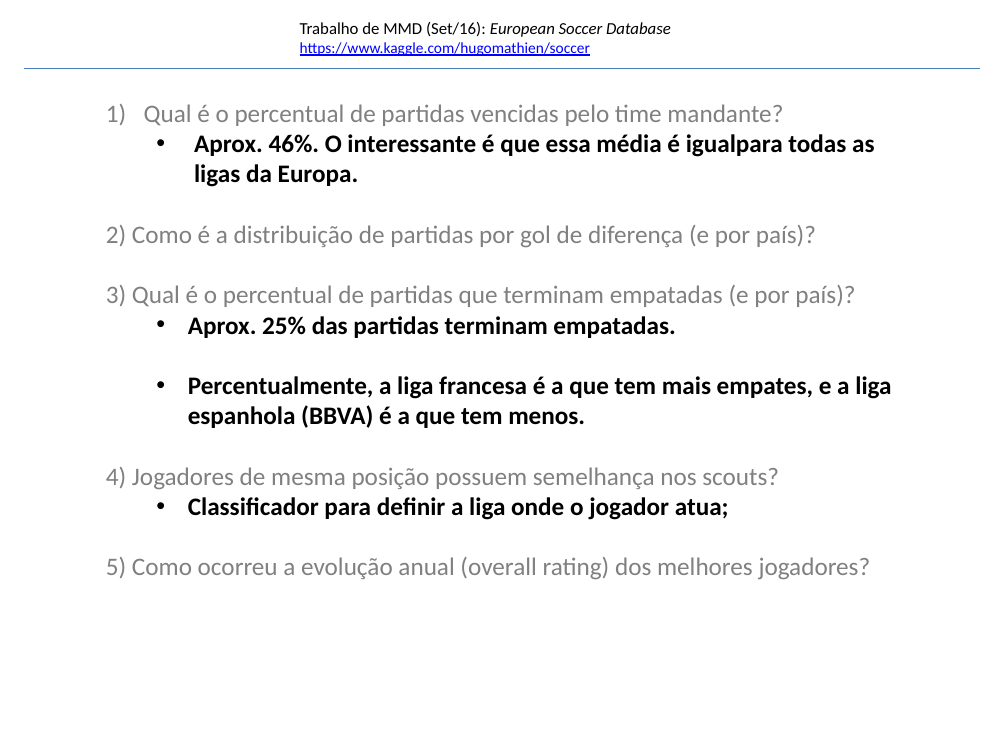
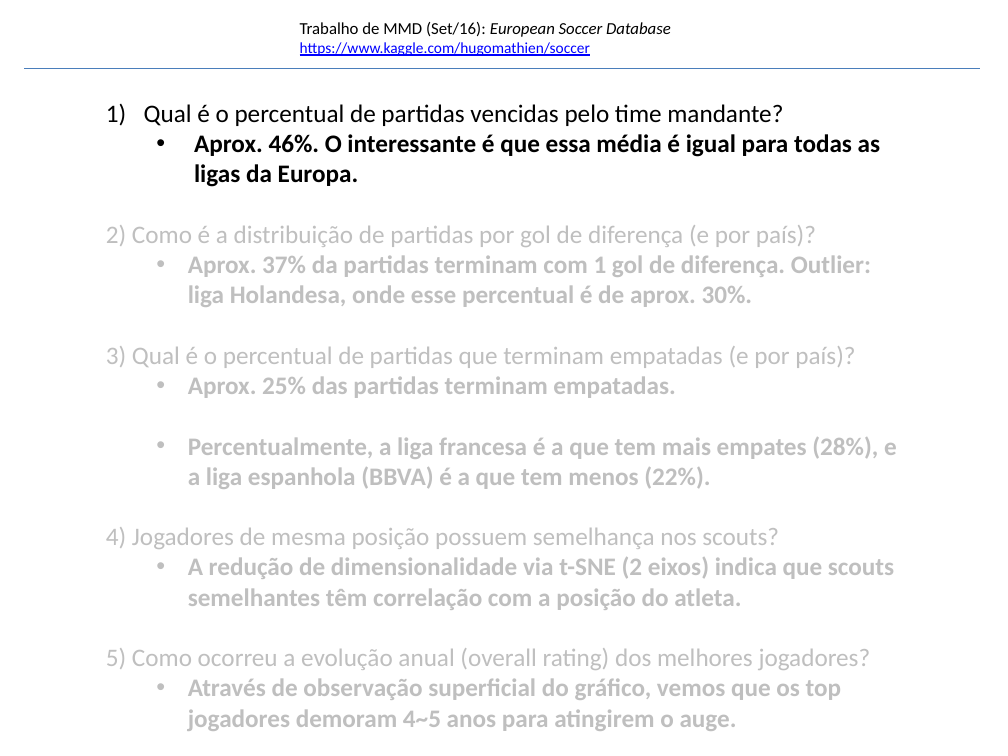
Before and after one commit to errearanhas/disciplina_MMD, a slide deck: slide 34 of trabalho_MMD.pptx (slide 29 before the commit). Drawn at 1008x756 pixels with LibreOffice and Linux fonts; fonts in the diff are those of the drawing; background and template pictures are left out. Boxes give left, top, right and bottom in pixels: in the first picture for what was removed or moved away, otherwise in the second. Text is boxed around its words. In the diff, an @@ line names an element or a change of style, - is before the commit and + after.

```diff
--- a/trabalho_MMD.pptx
+++ b/trabalho_MMD.pptx
@@ text at (x1=106, y1=104, x2=871, y2=670): text colour #808080 to #000000 in "Qual é o percentual de partidas vencidas ..."; text colour #808080 to #BFBFBF in "2) Como é a distribuição de partidas ...", "3) Qual é o percentual de partidas ...", "4) Jogadores de mesma posição possuem semelhança ...", "5) Como ocorreu a evolução anual (overall ..."; text colour #000000 to #BFBFBF in "Aprox. 25% das partidas terminam empatadas." @@
@@ text at (x1=194, y1=134, x2=880, y2=187): spaces changed @@
-  • Aprox. 46%. O interessante é que essa média é igualpara todas as ligas da Europa.
+  • Aprox. 46%. O interessante é que essa média é igual para todas as ligas da Europa.
@@ text at (x1=188, y1=255, x2=871, y2=307): paragraph added @@
+    • Aprox. 37% da partidas terminam com 1 gol de diferença. Outlier: liga Holandesa, onde esse percentual é de aprox. 30%.
@@ text at (x1=188, y1=437, x2=897, y2=489): text changed; text colour #000000 to #BFBFBF @@
-  • Percentualmente, a liga francesa é a que tem mais empates, e a liga espanhola (BBVA) é a que tem menos.
+  • Percentualmente, a liga francesa é a que tem mais empates (28%), e a liga espanhola (BBVA) é a que tem menos (22%).
@@ text at (x1=188, y1=557, x2=894, y2=610): text changed; text colour #000000 to #BFBFBF @@
-  • Classificador para definir a liga onde o jogador atua;
+  • A redução de dimensionalidade via t-SNE (2 eixos) indica que scouts semelhantes têm correlação com a posição do atleta.
@@ text at (x1=188, y1=678, x2=842, y2=731): paragraph added @@
+    • Através de observação superficial do gráfico, vemos que os top jogadores demoram 4~5 anos para atingirem o auge.
```
Also in this commit, not shown: 11 slides added, 1 slide removed.
